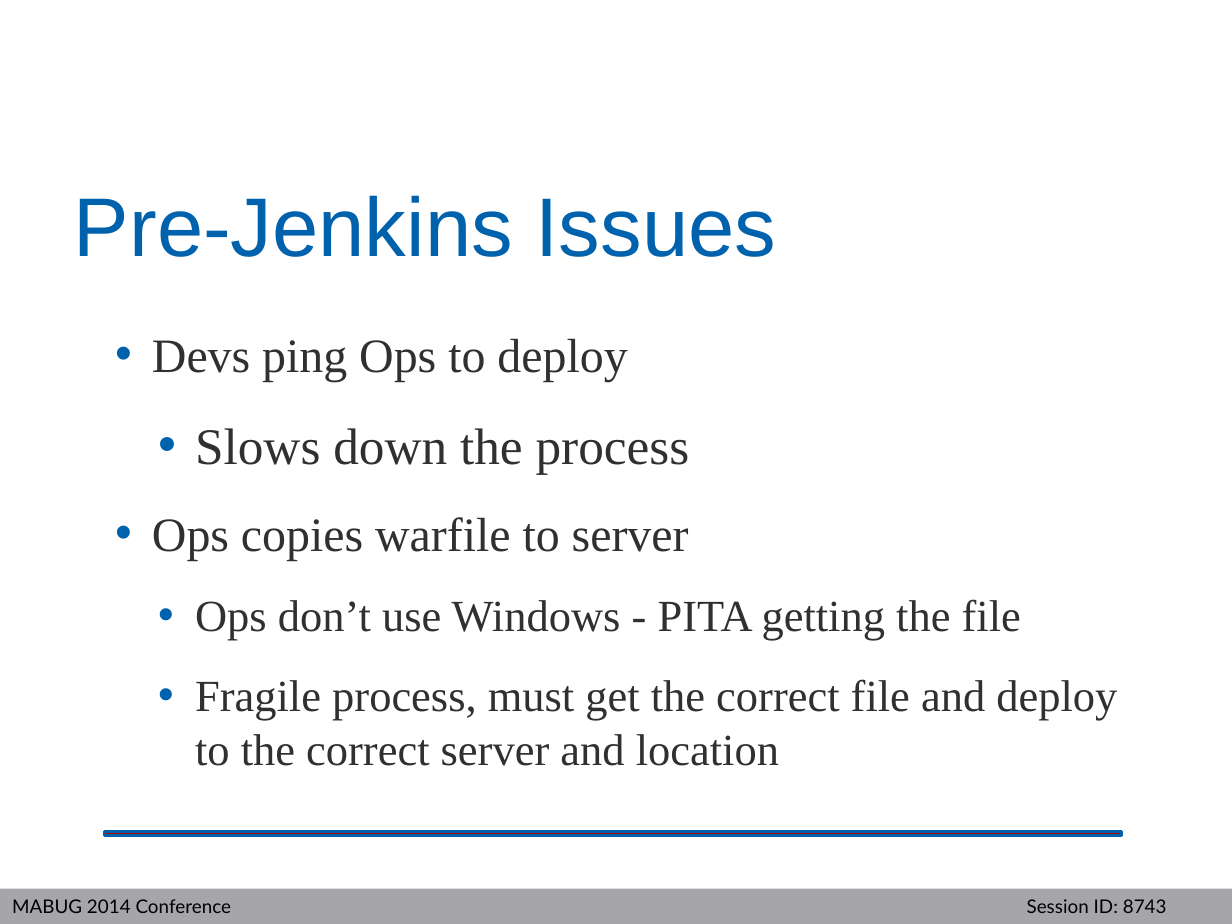
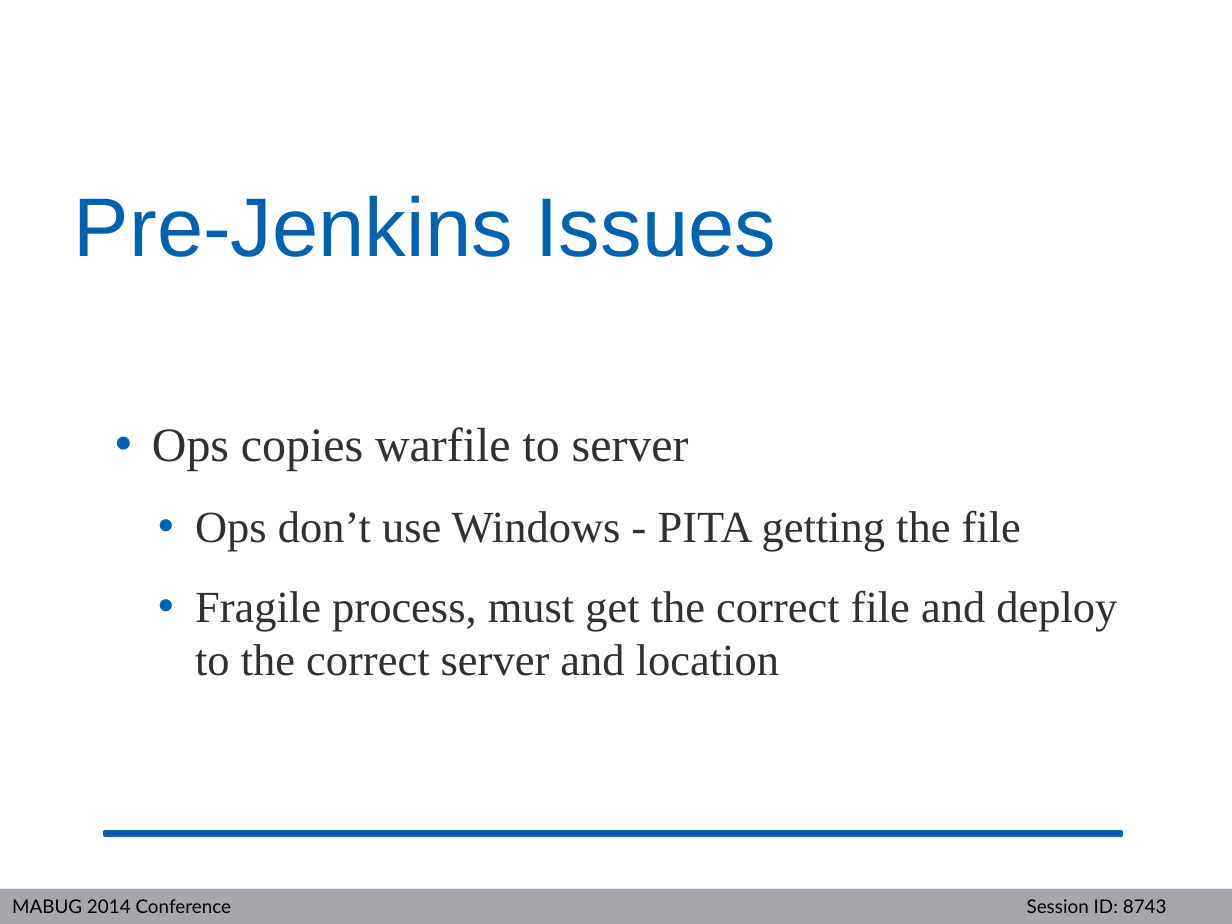
Before and after one commit to crpeck/mabug-2014, a slide deck: slide 12 of MABUG2014-8743.pptx (slide 10 before the commit). Drawn at 1232x924 pixels with LibreOffice and Linux fonts; fonts in the diff are those of the drawing; background and template pictures are left out. Boxes give left, top, right and bottom in pixels: in the first picture for what was removed or moved away, otherwise in the second. Text is boxed around its words. In the diff, an @@ line names an element or a change of style, - is before the commit and + after.

```diff
--- a/MABUG2014-8743.pptx
+++ b/MABUG2014-8743.pptx
@@ text at box(152, 338, 690, 474): paragraphs removed @@
-• Devs ping Ops to deploy
-  • Slows down the process
```
Also in this commit, not shown: 10 other slides changed, 1 slide added.
